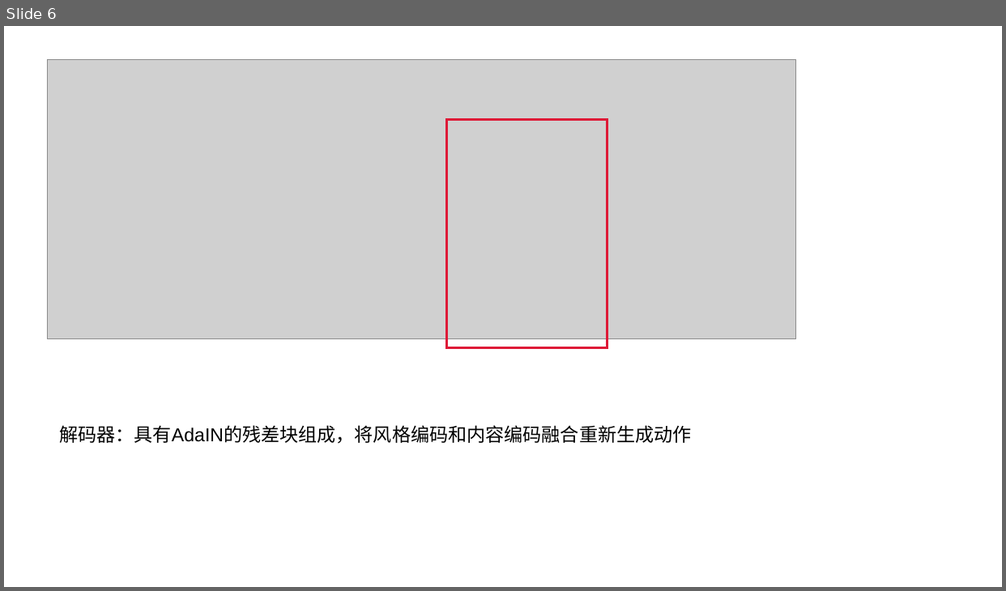
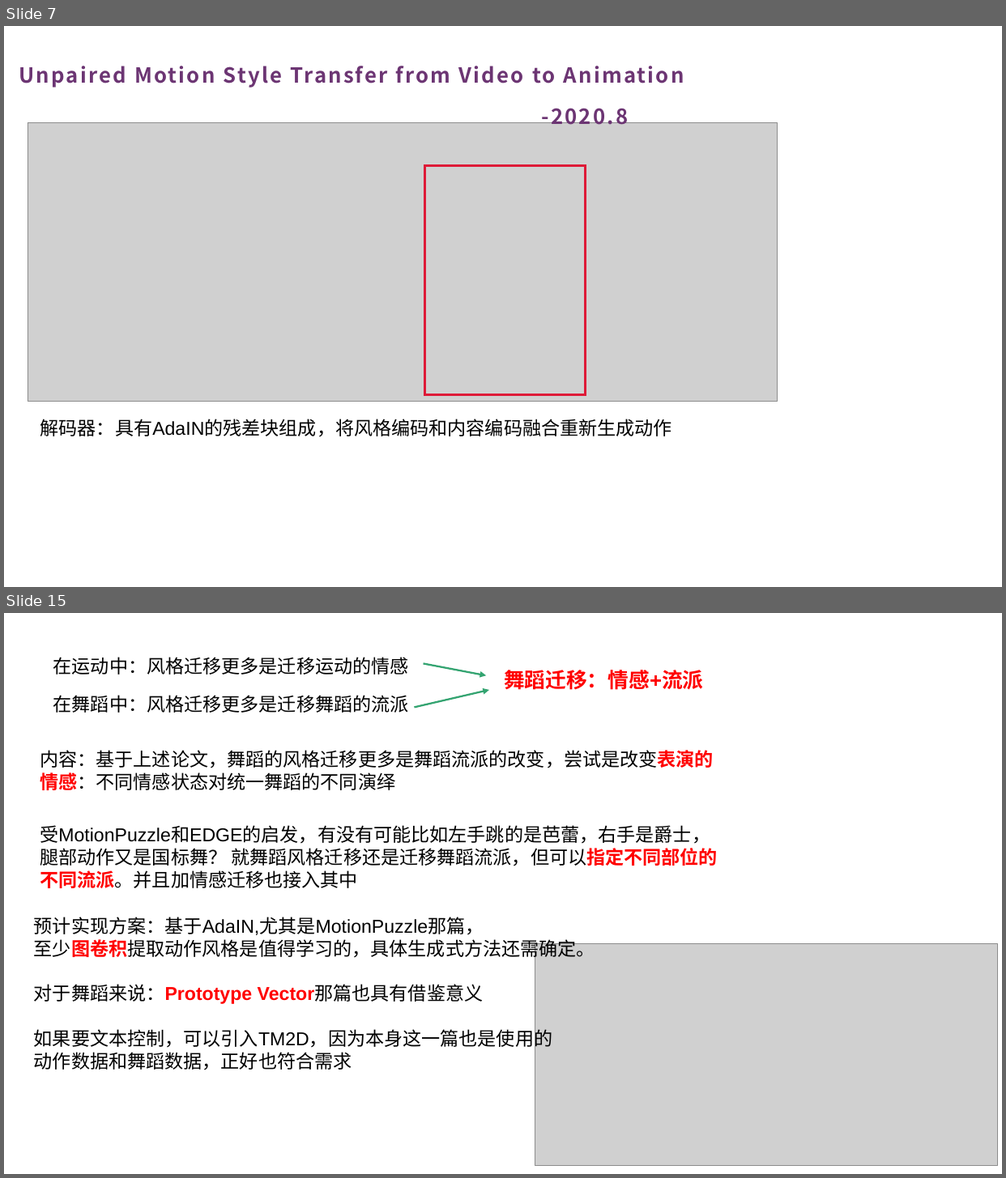
Before and after one commit to Ein-verlass/StyleTransferDatasets, a slide deck: 第一周汇报.pptx. Shown one above the other, each under a label of ours: slide 6 before the commit, slides 7 and 15 after it; the slides between them are not shown. The pictures are 1006x591 and 1006x1178 pixels, drawn with LibreOffice and Linux fonts; fonts in the diff are those of the drawing; grey boxes stand for pictures. Boxes give left, top, right and bottom in pixels: in the first picture for what was removed or moved away, otherwise in the second. Text is boxed around its words. In the diff, an @@ line names an element or a change of style, - is before the commit and + after.

```diff
--- a/第一周汇报.pptx
+++ b/第一周汇报.pptx
@@ slide 15 added at [4, 613, 1002, 1174], background #FFFFFF @@
@@ text added at [53, 657, 409, 675], 18 pt, text #000000 @@
+在运动中：风格迁移更多是迁移运动的情感
@@ arrow added from (424, 664) to (486, 676), #34A471 1.75 pt @@
@@ text added at [504, 670, 703, 690], 20 pt, text #FF0000, bold @@
+舞蹈迁移：情感+流派
@@ text added at [53, 695, 409, 713], 18 pt, text #000000 @@
+在舞蹈中：风格迁移更多是迁移舞蹈的流派
@@ arrow added from (414, 707) to (489, 690), #34A471 1.75 pt @@
@@ text added at [40, 750, 714, 790], 18 pt, text #000000 @@
+内容：基于上述论文，舞蹈的风格迁移更多是舞蹈流派的改变，尝试是改变表演的情感：不同情感状态对统一舞蹈的不同演绎
@@ text added at [40, 825, 718, 888], 18 pt, text #000000 @@
+受MotionPuzzle和EDGE的启发，有没有可能比如左手跳的是芭蕾，右手是爵士，腿部动作又是国标舞？ 就舞蹈风格迁移还是迁移舞蹈流派，但可以指定不同部位的不同流派。并且加情感迁移也接入其中
@@ text added at [34, 917, 595, 1071], 18 pt, text #000000 @@
+预计实现方案：基于AdaIN,尤其是MotionPuzzle那篇，
+至少图卷积提取动作风格是值得学习的，具体生成式方法还需确定。
+对于舞蹈来说：Prototype Vector那篇也具有借鉴意义
+如果要文本控制，可以引入TM2D，因为本身这一篇也是使用的
+动作数据和舞蹈数据，正好也符合需求
@@ picture added at [535, 944, 998, 1165] @@
@@ what was slide 6 is now slide 7 @@
@@ slide 7 changed as well @@
@@ text added at [19, 66, 684, 88], 20 pt, text #6C3573, bold @@
+Unpaired Motion Style Transfer from Video to Animation
@@ picture: place and size @@
-picture at [48, 60, 797, 339]
+picture at [28, 122, 778, 402]
@@ text added at [542, 108, 629, 130], 20 pt, text #6C3573, bold @@
+-2020.8
@@ rectangle: place and size @@
-rectangle at [446, 120, 607, 348]
+rectangle at [424, 166, 585, 395]
@@ text "解码器：具有AdaIN的残差块组成，将风格编码和内容编码融合重新生成动作": place and size @@
-text "解码器：具有AdaIN的残差块组成，将风格编码和内容编码融合重新生成动作" at [59, 425, 691, 444]
+text "解码器：具有AdaIN的残差块组成，将风格编码和内容编码融合重新生成动作" at [40, 419, 672, 437]
```
Also in this commit, not shown: 4 other slides changed, 10 other slides added, 3 slides removed.
